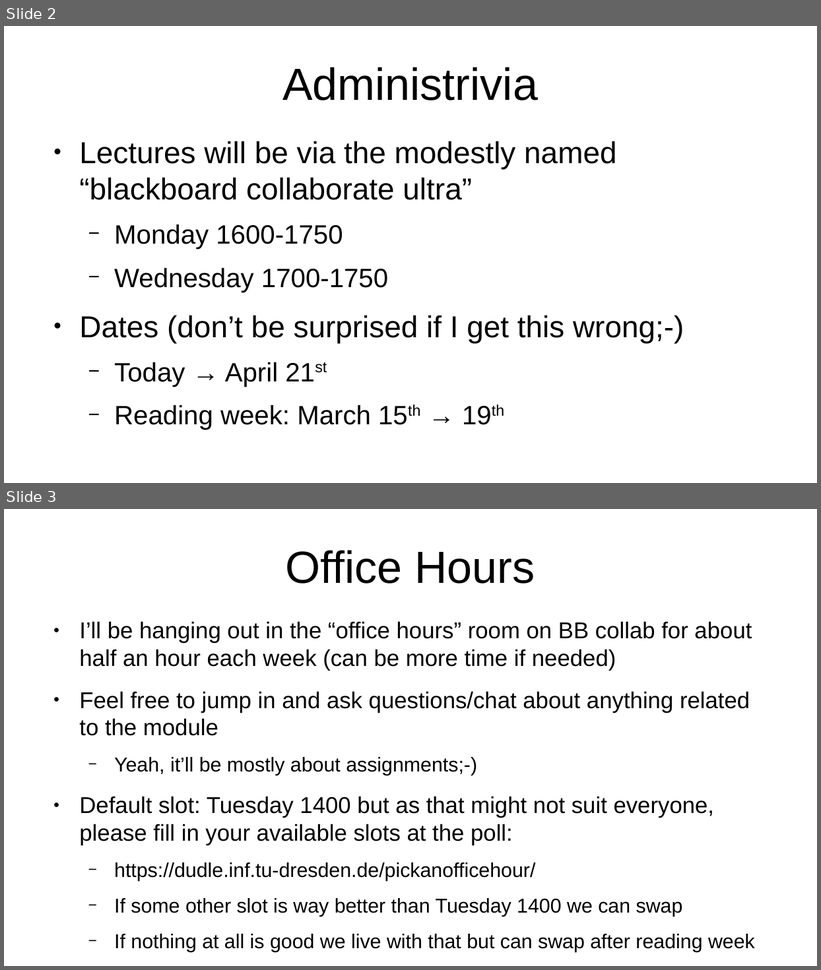
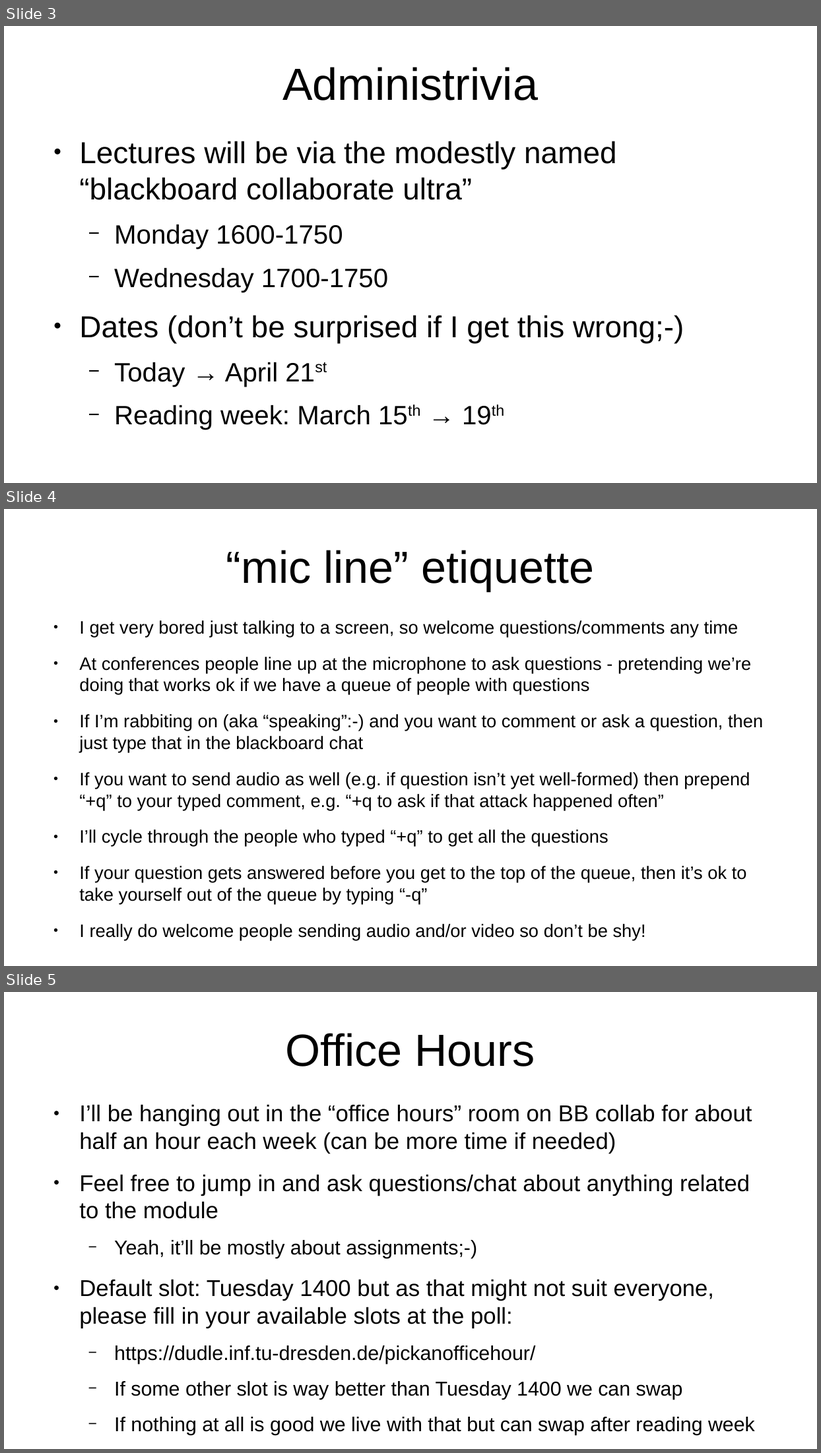
Before and after one commit to sftcd/cs7053, a slide deck: 2021lectures/00-quick-intro.odp. Shown one above the other, each under a label of ours: slides 2 and 3 before the commit, slides 3, 4 and 5 after it. The pictures are 821x970 and 821x1453 pixels, drawn with LibreOffice and Linux fonts; fonts in the diff are those of the drawing. Boxes give left, top, right and bottom in pixels: in the first picture for what was removed or moved away, otherwise in the second. Text is boxed around its words. In the diff, an @@ line names an element or a change of style, - is before the commit and + after.

```diff
--- a/2021lectures/00-quick-intro.odp
+++ b/2021lectures/00-quick-intro.odp
@@ slide 4 added at (x1=4, y1=509, x2=817, y2=966), background #FFFFFF @@
@@ title added at (x1=226, y1=550, x2=594, y2=591), 44 pt, text #000000 @@
+“mic line” etiquette
@@ text added at (x1=79, y1=621, x2=763, y2=940), 17.6 pt, text #000000 @@
+● I get very bored just talking to a screen, so welcome questions/comments any time
+● At conferences people line up at the microphone to ask questions - pretending we’re doing that works ok if we have a queue of people with questions
+● If I’m rabbiting on (aka “speaking”:-) and you want to comment or ask a question, then just type that in the blackboard chat
+● If you want to send audio as well (e.g. if question isn’t yet well-formed) then prepend “+q” to your typed comment, e.g. “+q to ask if that attack happened often”
+● I’ll cycle through the people who typed “+q” to get all the questions
+● If your question gets answered before you get to the top of the queue, then it’s ok to take yourself out of the queue by typing “-q”
+● I really do welcome people sending audio and/or video so don’t be shy!
@@ what was slide 2 is now slide 3 @@
@@ what was slide 3 is now slide 5 @@
```
Also in this commit, not shown: 1 other slide added, 1 other file.
